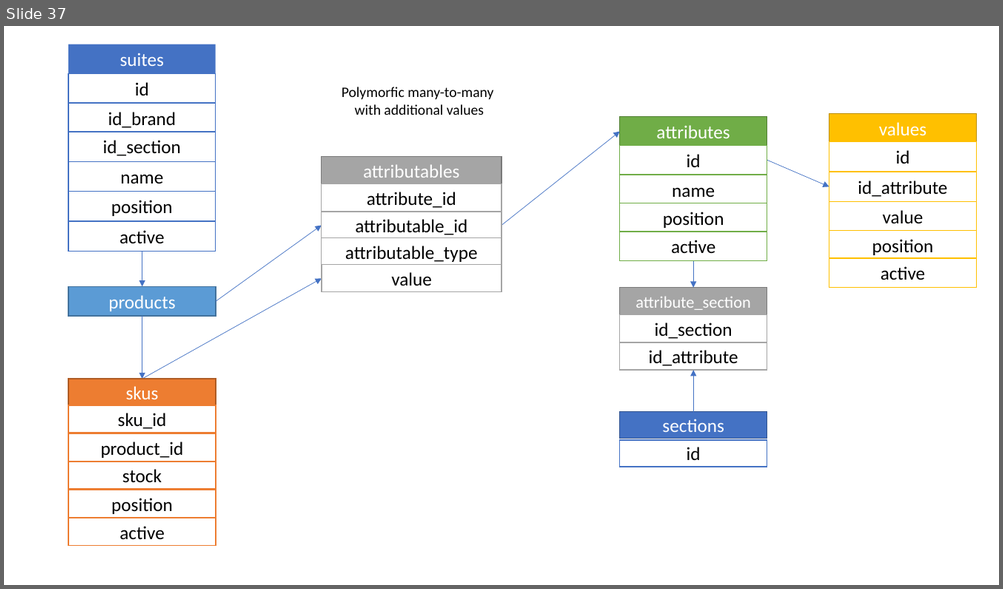
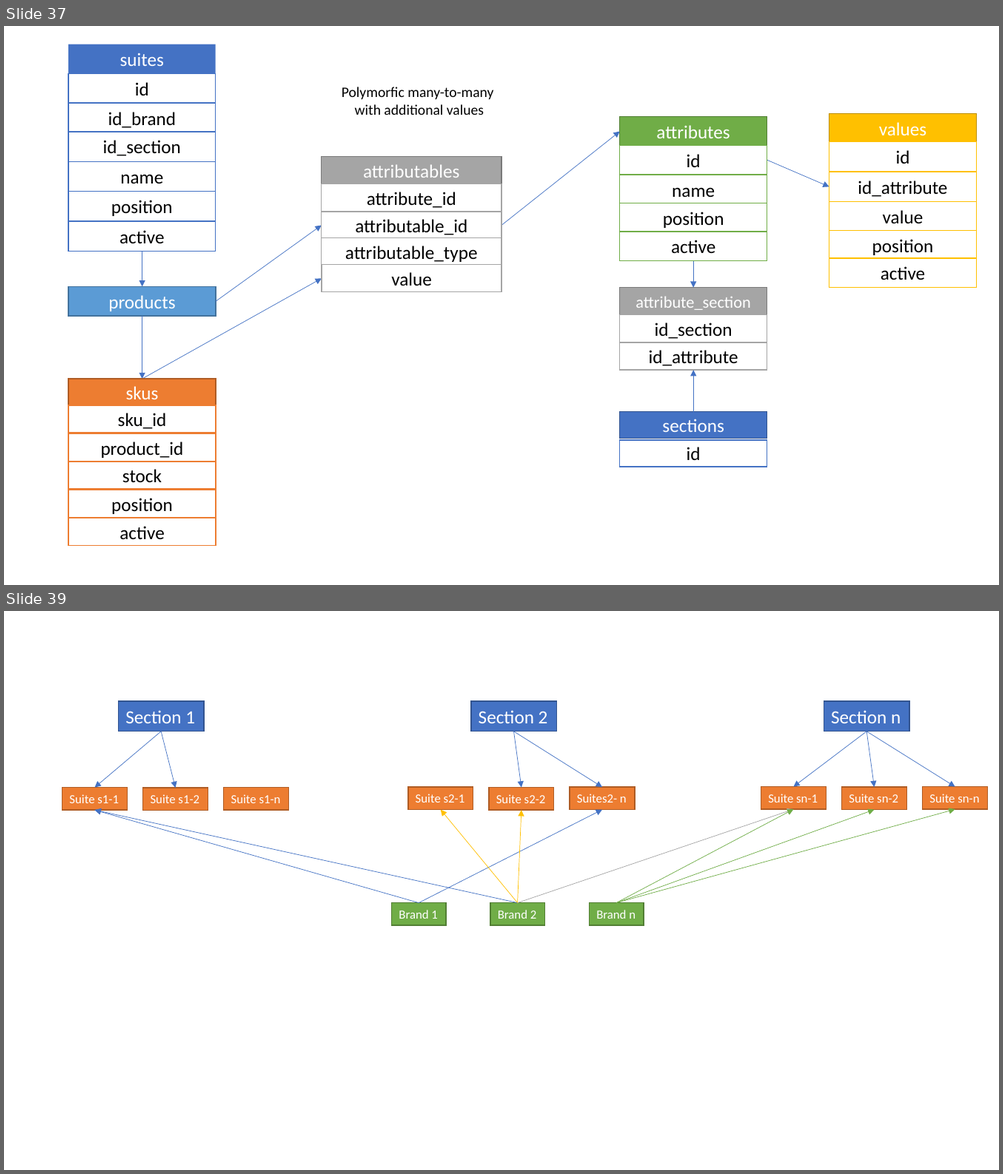
Before and after one commit to laravelRo/lrv8_emag_yt_tutorial, a slide deck: _presentation/prezentare_aplicatie.pptx. Shown one above the other, each under a label of ours: slide 37 before the commit, slides 37 and 39 after it; the slides between them are not shown. The pictures are 1003x589 and 1003x1174 pixels, drawn with LibreOffice and Linux fonts; fonts in the diff are those of the drawing. Boxes give left, top, right and bottom in pixels: in the first picture for what was removed or moved away, otherwise in the second. Text is boxed around its words. In the diff, an @@ line names an element or a change of style, - is before the commit and + after.

Commit message:
Products suites
Suitele produselor - produse similare astfel incat sa se poata trece usor de la unul la altul

```diff
--- a/_presentation/prezentare_aplicatie.pptx
+++ b/_presentation/prezentare_aplicatie.pptx
@@ slide 39 added at (x1=4, y1=611, x2=999, y2=1170), background #FFFFFF @@
@@ rectangle added at (x1=118, y1=701, x2=204, y2=731), fill #4472C4, outline #325491 1 pt, 18 pt, text #FFFFFF @@
+Section 1
@@ rectangle added at (x1=471, y1=701, x2=557, y2=731), fill #4472C4, outline #325491 1 pt, 18 pt, text #FFFFFF @@
+Section 2
@@ rectangle added at (x1=823, y1=701, x2=909, y2=731), fill #4472C4, outline #325491 1 pt, 18 pt, text #FFFFFF @@
+Section n
@@ arrow added from (161, 731) to (95, 788), #4472C4 0.5 pt @@
@@ arrow added from (161, 731) to (176, 788), #4472C4 0.5 pt @@
@@ arrow added from (514, 731) to (521, 788), #4472C4 0.5 pt @@
@@ arrow added from (514, 731) to (603, 787), #4472C4 0.5 pt @@
@@ arrow added from (867, 731) to (794, 787), #4472C4 0.5 pt @@
@@ arrow added from (867, 731) to (874, 787), #4472C4 0.5 pt @@
@@ arrow added from (867, 731) to (955, 787), #4472C4 0.5 pt @@
@@ rectangle added at (x1=62, y1=788, x2=127, y2=810), fill #ED7D31, outline #AF5C24 1 pt, 12 pt, text #FFFFFF @@
+Suite s1-1
@@ rectangle added at (x1=143, y1=788, x2=208, y2=810), fill #ED7D31, outline #AF5C24 1 pt, 12 pt, text #FFFFFF @@
+Suite s1-2
@@ rectangle added at (x1=223, y1=788, x2=288, y2=810), fill #ED7D31, outline #AF5C24 1 pt, 12 pt, text #FFFFFF @@
+Suite s1-n
@@ rectangle added at (x1=408, y1=787, x2=473, y2=809), fill #ED7D31, outline #AF5C24 1 pt, 12 pt, text #FFFFFF @@
+Suite s2-1
@@ rectangle added at (x1=489, y1=788, x2=554, y2=810), fill #ED7D31, outline #AF5C24 1 pt, 12 pt, text #FFFFFF @@
+Suite s2-2
@@ rectangle added at (x1=569, y1=787, x2=634, y2=809), fill #ED7D31, outline #AF5C24 1 pt, 12 pt, text #FFFFFF @@
+Suites2- n
@@ rectangle added at (x1=760, y1=787, x2=825, y2=809), fill #ED7D31, outline #AF5C24 1 pt, 12 pt, text #FFFFFF @@
+Suite sn-1
@@ rectangle added at (x1=841, y1=787, x2=906, y2=809), fill #ED7D31, outline #AF5C24 1 pt, 12 pt, text #FFFFFF @@
+Suite sn-2
@@ rectangle added at (x1=922, y1=787, x2=988, y2=809), fill #ED7D31, outline #AF5C24 1 pt, 12 pt, text #FFFFFF @@
+Suite sn-n
@@ arrow added from (419, 903) to (95, 810), #4472C4 0.5 pt @@
@@ arrow added from (518, 903) to (95, 810), #4472C4 0.5 pt @@
@@ arrow added from (419, 903) to (603, 810), #4472C4 0.5 pt @@
@@ arrow added from (518, 903) to (441, 810), #FFC000 0.5 pt @@
@@ arrow added from (518, 903) to (521, 810), #FFC000 0.5 pt @@
@@ arrow added from (518, 903) to (794, 809), #A5A5A5 0.5 pt @@
@@ arrow added from (617, 903) to (794, 809), #70AD47 0.5 pt @@
@@ arrow added from (617, 903) to (874, 810), #70AD47 0.5 pt @@
@@ arrow added from (617, 903) to (955, 809), #70AD47 0.5 pt @@
@@ rectangle added at (x1=391, y1=903, x2=446, y2=925), fill #70AD47, outline #538035 1 pt, 12 pt, text #FFFFFF @@
+Brand 1
@@ rectangle added at (x1=490, y1=903, x2=545, y2=925), fill #70AD47, outline #538035 1 pt, 12 pt, text #FFFFFF @@
+Brand 2
@@ rectangle added at (x1=589, y1=903, x2=643, y2=925), fill #70AD47, outline #538035 1 pt, 12 pt, text #FFFFFF @@
+Brand n
```
Also in this commit, not shown: 1 other slide added, 9 other files.
